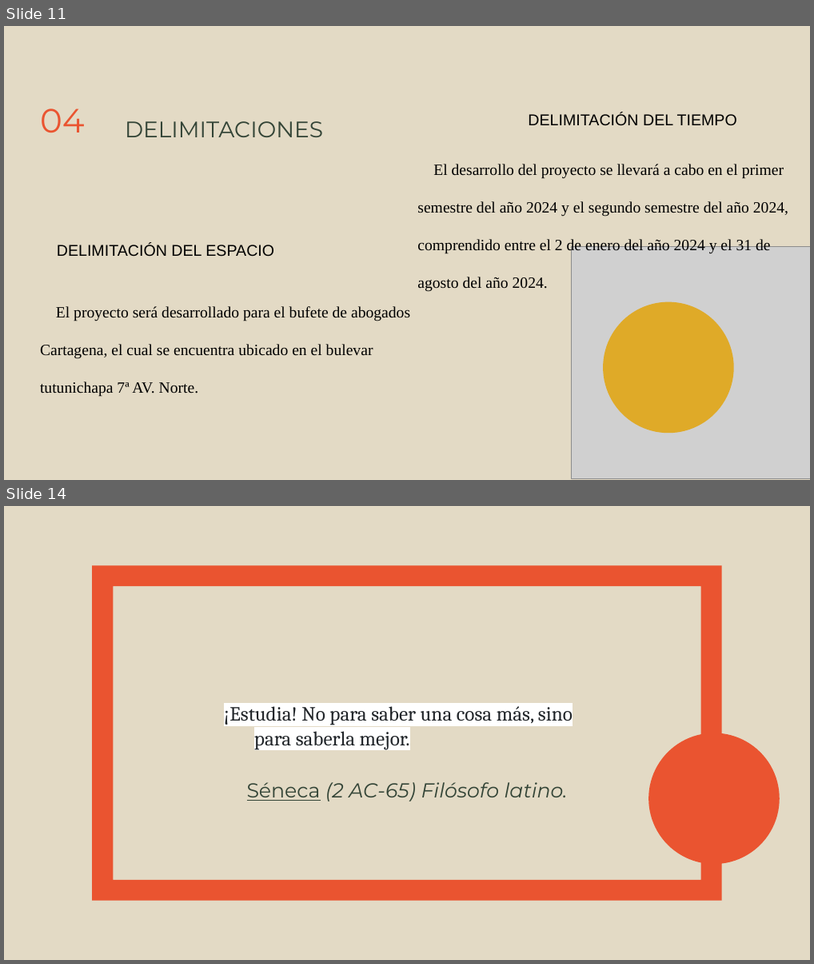
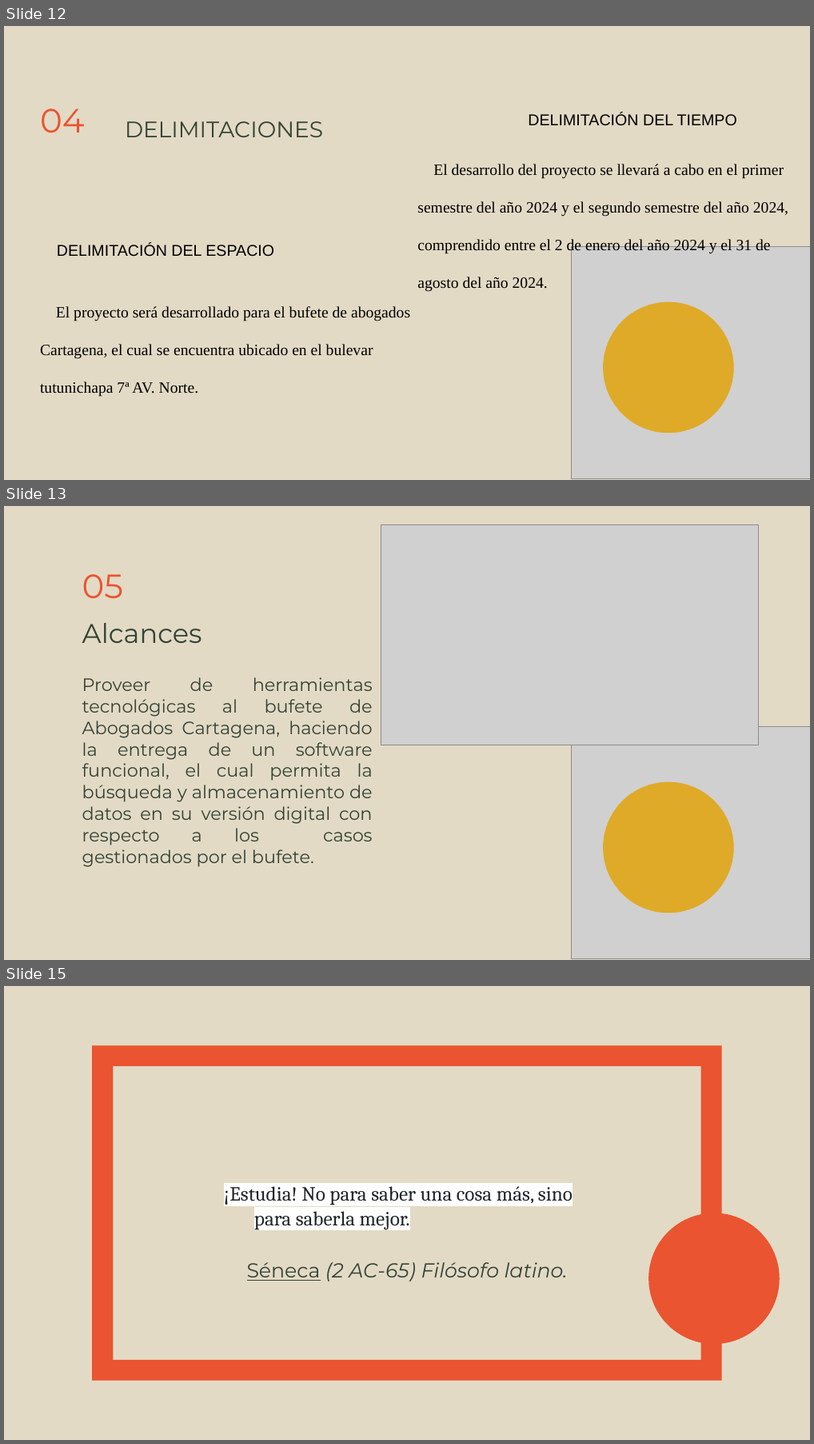
Before and after one commit to mo201801/trabajogrado, a slide deck: ocr-ppt.pptx. Shown one above the other, each under a label of ours: slides 11 and 14 before the commit, slides 12, 13 and 15 after it; the slides between them are not shown. The pictures are 814x964 and 814x1444 pixels, drawn with LibreOffice and Linux fonts; fonts in the diff are those of the drawing; grey boxes stand for pictures; background and template pictures are left out. Boxes give left, top, right and bottom in pixels: in the first picture for what was removed or moved away, otherwise in the second. Text is boxed around its words. In the diff, an @@ line names an element or a change of style, - is before the commit and + after.

```diff
--- a/ocr-ppt.pptx
+++ b/ocr-ppt.pptx
@@ slide 13 added at bbox=[4, 506, 810, 960], background #E3DAC5 @@
@@ picture added at bbox=[381, 525, 758, 744] @@
@@ title added at bbox=[82, 574, 124, 598], 30 pt, text #EA5430 @@
+05
@@ title added at bbox=[82, 623, 202, 643], 24 pt, text #334436 @@
+Alcances
@@ subtitle added at bbox=[82, 677, 373, 867], 16 pt, text #334436 @@
+Proveer de herramientas tecnológicas al bufete de Abogados Cartagena, haciendo la entrega de un software funcional, el cual permita la búsqueda y almacenamiento de datos en su versión digital con respecto a los casos gestionados por el bufete.
@@ picture added at bbox=[572, 726, 810, 958] @@
@@ ellipse added at bbox=[603, 782, 734, 912], fill #DFAA28 @@
@@ what was slide 11 is now slide 12 @@
@@ what was slide 14 is now slide 15 @@
```
Also in this commit, not shown: 5 slides changed, 7 other slides added, 6 slides removed.
